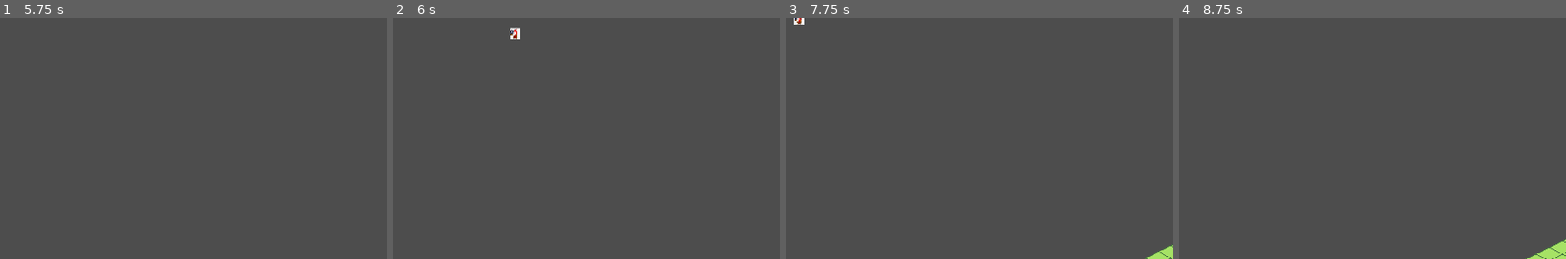
Above: before the commit, frames 1-4 (left to right).
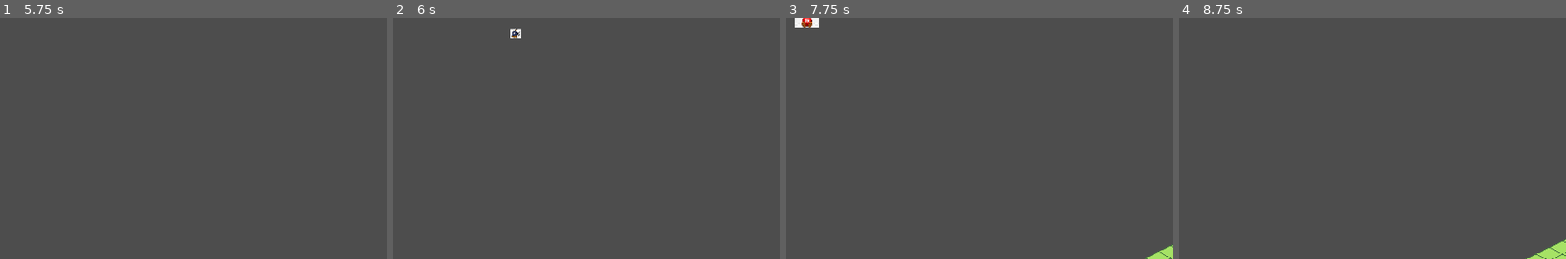
Above: after the commit, the same moments.

Repository: ShroomySquid/LudumDare56
Game: Godot game, scene res://scenes/start_screen.tscn
Same seed, same stepped clock (60 frames per second), same inputs: the game is played once before the commit and once after it.
Inputs (mouse positions are % of the whole screen's width and height, from its top left):
- Up to frame 1 (5.75 s): click "Start" at 0.5 s; click "Pause" at 1.25 s; click "Resume" at 2 s; tap Enter at 2.75 s; move the mouse to (45, 70) at 2.77 s; hold B (B, bound only after the commit) 2.78-3.53 s; hold W (up) 2.78-4.28 s; move the mouse to (80, 65) at 3.52 s; right-click (80, 65) at 3.6 s; tap B (B, bound only after the commit) at 3.8, 5.3 s; move the mouse to (20, 35) at 4.27 s; hold B (B, bound only after the commit) 4.28-5.03 s; hold A (left) from 4.28 s (still down); tap Mouse wheel down (WheelDown) at 4.35 s; move the mouse to (55, 50) at 5.02 s; tap Mouse wheel up (WheelUp) at 5.1 s
- Up to frame 2 (6 s): move the mouse to (35, 25) at 5.77 s; release A (left) at 5.78 s; hold S (down) from 5.78 s (still down); hold B (B, bound only after the commit) from 5.78 s (still down)
- Up to frame 3 (7.75 s): move the mouse to (72, 45) at 6.52 s; release S (down) at 6.53 s; release B (B, bound only after the commit) at 6.53 s; hold D (right) 6.53-7.28 s; tap B (B, bound only after the commit) at 6.6, 7.55 s; move the mouse to (30, 55) at 7.27 s; hold W (up) from 7.28 s (still down); hold Right mouse button (RightClick) from 7.28 s (still down)
- Up to frame 4 (8.75 s): move the mouse to (60, 28) at 8.02 s; release W (up) at 8.03 s; release Right mouse button (RightClick) at 8.03 s; hold D (right) from 8.03 s (still down); tap Mouse wheel down (WheelDown) at 8.1 s; tap B (B, bound only after the commit) at 8.3 s
The pictures show only the part of the screen within x 40-90%, y 0-50%; the shares and areas given below are measured in that part.

Frame 1 is identical in both runs. In frame 2, 0.1% of the frame differs, in the area x 30-34%, y 4-9%; in frame 3, 0.2%, in the area x 2-9%, y 0-5%; in frame 4, nothing differs.

Commit message:
trying to fix the animation node again

Diff:
--- a/Scripts/Creatures/bob_omb.gd
+++ b/Scripts/Creatures/bob_omb.gd
@@ -5,7 +5,7 @@
 
 func _ready():
 	pass
-	#$AnimatedSprite2D.play("idle")  # Start with idle animation
+
 
 func _process(delta):
 	if is_attacking:
@@ -15,7 +15,10 @@
 		# Handle movement logic here
 	else:
 		$AnimatedSprite2D.play("idle")
-		$AudioStreamPlayer2D.play()
+		#$AudioStreamPlayer2D.play()
+
+#func initialize(position: Vector2):
+	#$AnimatedSprite2D.frame.position = position
 
 # Example function to handle a collision
 func _on_body_entered(body):
--- a/Scripts/creature_container.gd
+++ b/Scripts/creature_container.gd
@@ -14,12 +14,14 @@
 	if	creature_type in creature_scenes:
 		var creature_instance = creature_scenes[creature_type].instantiate()
 		add_child(creature_instance)
+		print("Requested before position: ", position)# DEBUG
+		print("Position before of creature: ", creature_instance.position)# DEBUG
 		creature_instance.position = position
-		print("Requested position: ", position)
-		print("Position of creature: ", creature_instance.position)
+		#creature_instance.AnimatedSprite2D.frame.position = position
+		print("Requested after position: ", position)# DEBUG
+		print("Position after of creature: ", creature_instance.position)# DEBUG
 
-
-		print("Creature type summoned: ", creature_type)
+		print("Creature type summoned: ", creature_type)# DEBUG
 		return creature_instance
 	else:
 		print("Creature type not found: ", creature_type)
@@ -28,4 +30,6 @@
 func _process(delta: float) -> void:
 	if Input.is_action_pressed("down"):
 		spawn_creature(CreatureType.CreatureA, Vector2(6, 72)) #TODO: change to position of base
+	if Input.is_action_pressed("B"):
+		self.position += Vector2(10, 0)
 	pass
--- a/project.godot
+++ b/project.godot
@@ -75,6 +75,11 @@
 "events": [Object(InputEventMouseButton,"resource_local_to_scene":false,"resource_name":"","device":-1,"window_id":0,"a …(253 unchanged characters)…
 ]
 }
+B={
+"deadzone": 0.5,
+"events": [Object(InputEventKey,"resource_local_to_scene":false,"resource_name":"","device":-1,"window_id":0,"alt_pressed":false,"shift_pressed":false,"ctrl_pressed":false,"meta_pressed":false,"pressed":false,"keycode":0,"physical_keycode":66,"key_label":0,"unicode":98,"location":0,"echo":false,"script":null)
+]
+}
 
 [layer_names]
 
--- a/scenes/Creatures/bob_omb.tscn
+++ b/scenes/Creatures/bob_omb.tscn
@@ -38,11 +38,10 @@
 [node name="AnimatedSprite2D" type="AnimatedSprite2D" parent="."]
 top_level = true
 z_index = 1
-position = Vector2(-6, -7)
-scale = Vector2(0.0144444, 0.0273437)
+position = Vector2(-5, -6)
+scale = Vector2(0.0338889, 0.033058)
 sprite_frames = SubResource("SpriteFrames_2q7ib")
 animation = &"idle"
-frame_progress = 0.181977
 centered = false
 
 [node name="AudioStreamPlayer2D" type="AudioStreamPlayer2D" parent="."]
